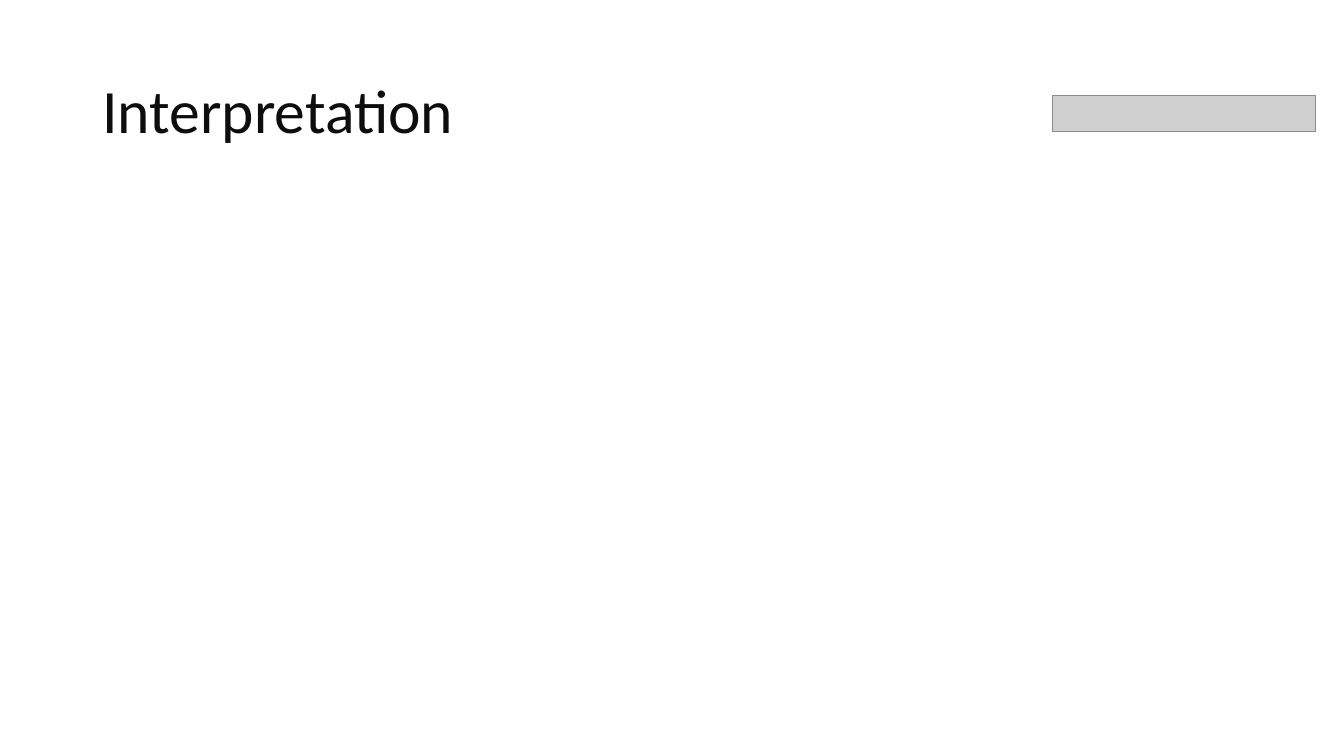
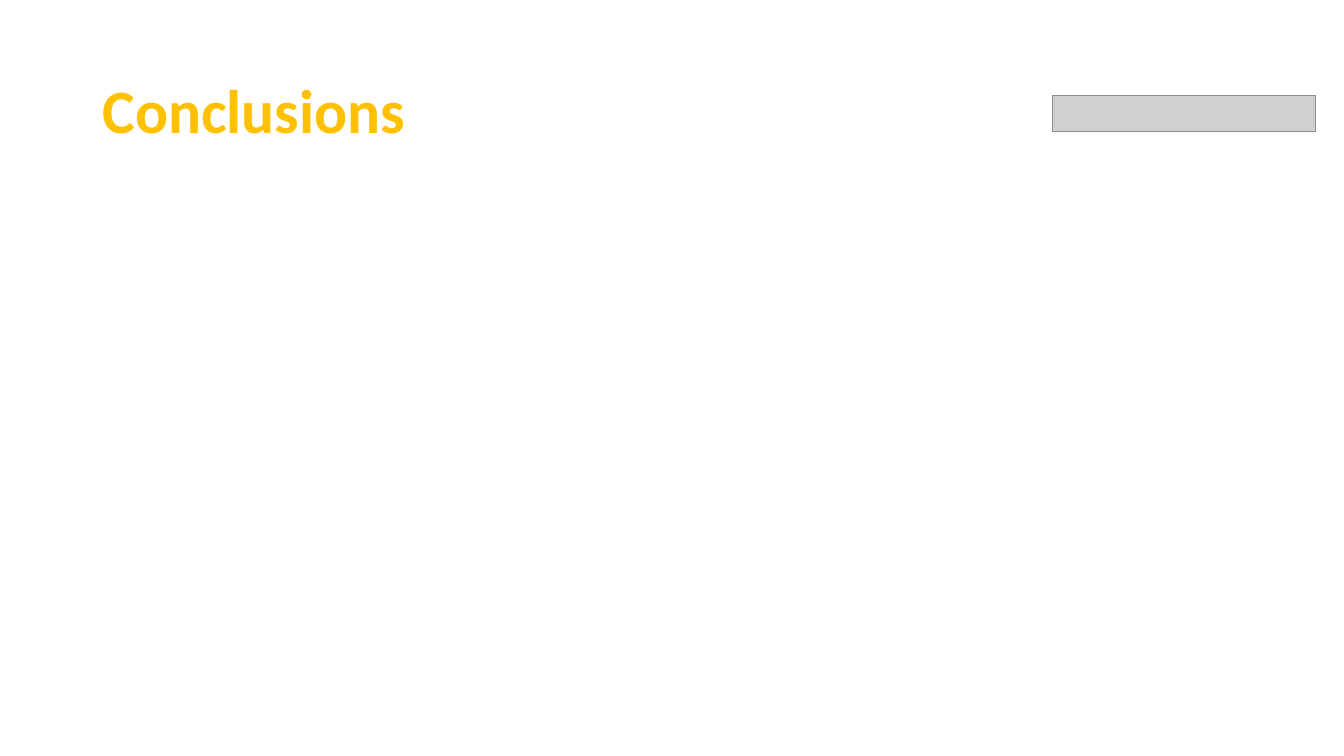
Before and after one commit to Team7-MSBA/Machine-Learning-Final-Project, a slide deck: slide 14 of FinalPresentation.pptx (slide 12 before the commit). Drawn at 1344x756 pixels with LibreOffice and Linux fonts; fonts in the diff are those of the drawing; grey boxes stand for pictures. Boxes give left, top, right and bottom in pixels: in the first picture for what was removed or moved away, otherwise in the second. Text is boxed around its words. In the diff, an @@ line names an element or a change of style, - is before the commit and + after.

```diff
--- a/FinalPresentation.pptx
+++ b/FinalPresentation.pptx
@@ title at (102,89,405,134): text changed; text colour #0D0D0D to #FFC000; bold on @@
-Interpretation
+Conclusions
```
Also in this commit, not shown: 10 other slides changed, 3 slides added, 1 slide removed.
